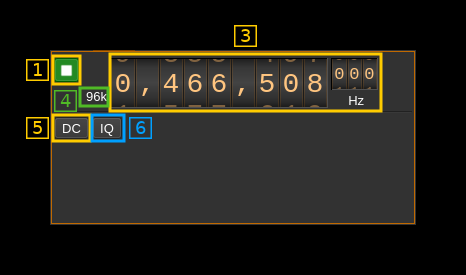
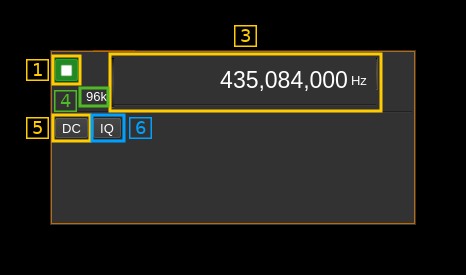
Revision of a layered 466×275 image; what changed, layer by layer:
added layer "Patch_02" above "Patch_01" over [left=114, top=58, right=376, bottom=108]
